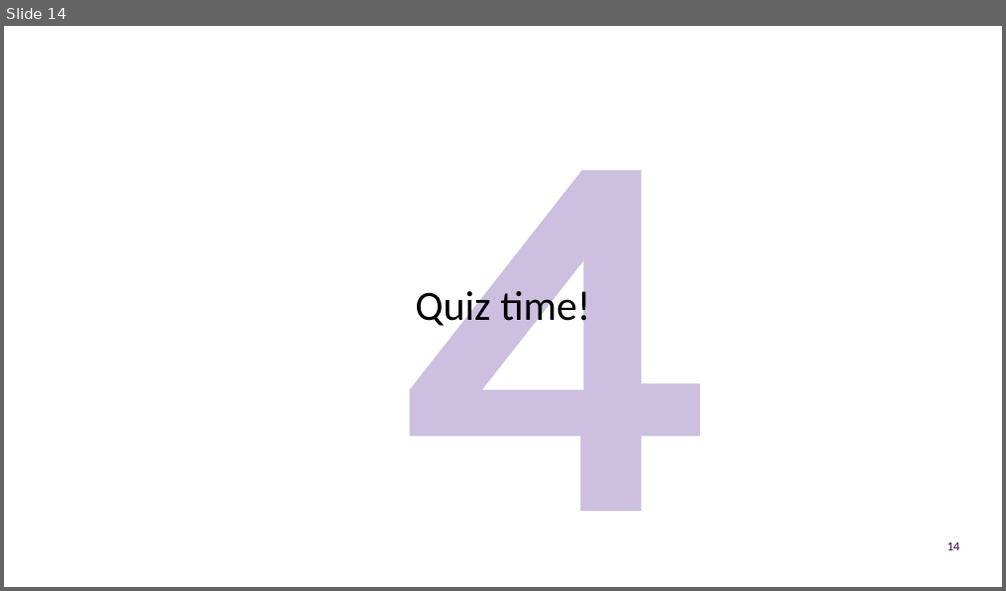
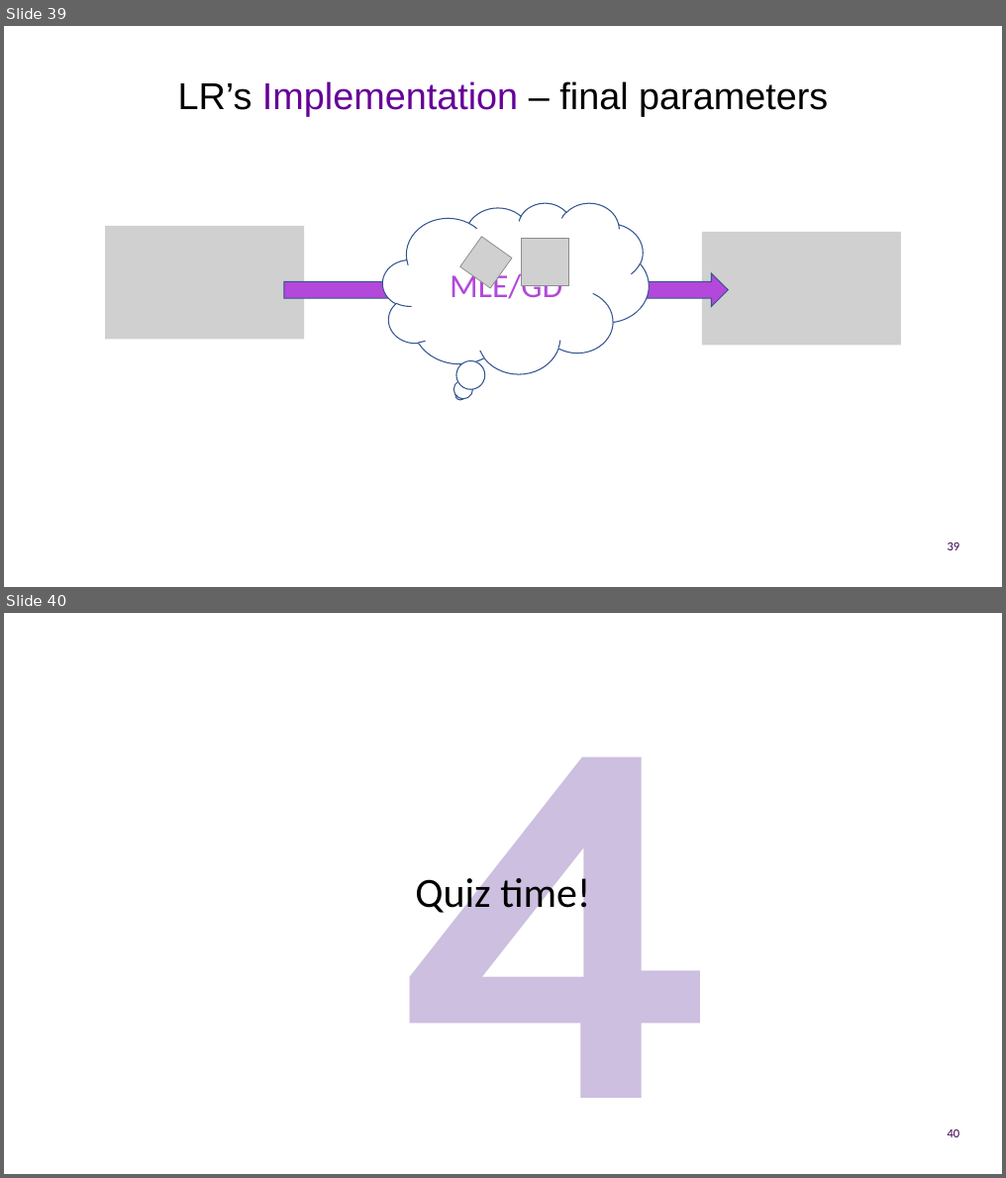
Before and after one commit to UOMDSS/workshops-2022-2023, a slide deck: semester-1/Week-7-EEG-Feeling-Emotions-Logistic-Regression/presentation.pptx. Shown one above the other, each under a label of ours: slide 14 before the commit, slides 39 and 40 after it. The pictures are 1006x591 and 1006x1178 pixels, drawn with LibreOffice and Linux fonts; fonts in the diff are those of the drawing; grey boxes stand for pictures; background and template pictures are left out. Boxes give left, top, right and bottom in pixels: in the first picture for what was removed or moved away, otherwise in the second. Text is boxed around its words. In the diff, an @@ line names an element or a change of style, - is before the commit and + after.

```diff
--- a/semester-1/Week-7-EEG-Feeling-Emotions-Logistic-Regression/presentation.pptx
+++ b/semester-1/Week-7-EEG-Feeling-Emotions-Logistic-Regression/presentation.pptx
@@ slide 39 added at (4,26,1002,587), background #FFFFFF @@
@@ title added at (178,81,828,117), 36 pt, text #000000 @@
+LR’s Implementation – final parameters
@@ thought cloud added at (383,202,648,374), fill #FFFFFF, outline #325491 1 pt, 32 pt, text #B348DA @@
+MLE/GD
@@ picture added at (105,226,304,339) @@
@@ picture added at (702,232,901,345) @@
@@ picture added at (460,237,512,288) @@
@@ picture added at (522,239,569,285) @@
@@ right arrow added at (284,274,728,307), fill #B348DA, outline #325491 1 pt @@
@@ page number added at (947,543,960,551), 12 pt, text #3B054F @@
+39
@@ what was slide 14 is now slide 40 @@
@@ page number at (947,1130,960,1138): text changed @@
-14
+40
```
Also in this commit, not shown: 7 slides changed, 26 other slides added, 6 slides removed.
